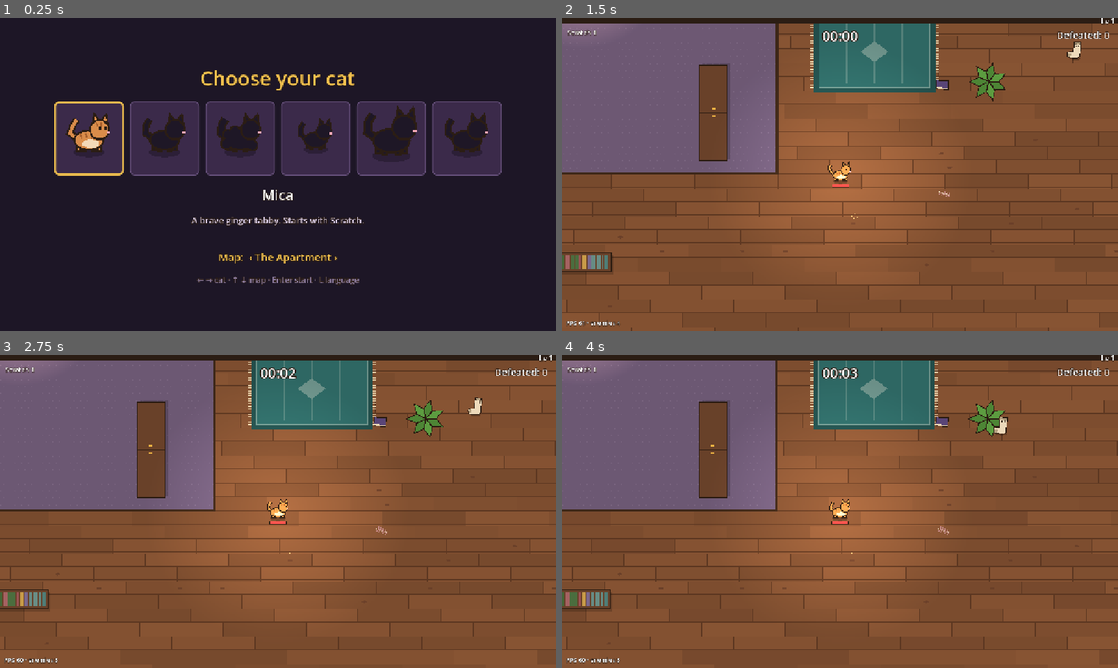
Above: before the commit, frames 1-4 (two rows, left to right).
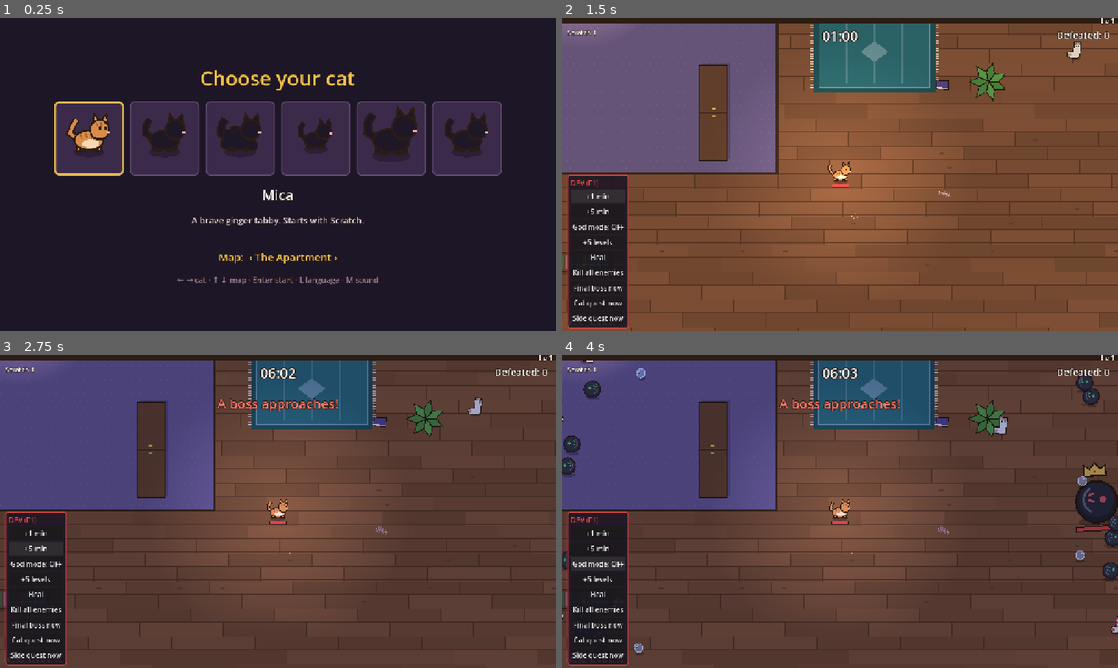
Above: after the commit, the same moments.

Repository: johnniccon01/cat-survivors
Game: Godot game, scene res://scenes/character_select.tscn
The game is run twice, just before and just after one commit, with the same random seed, the same clock (stepped at 60 frames per second) and the same inputs.
Inputs (mouse positions are in pixels of both pictures, inside the frame that each line leads up to):
- Up to frame 1 (0.25 s): no input
- Up to frame 2 (1.5 s): tap Enter (ui_accept) at 0.5, 0.77, 1.07 s; move the mouse to (962, 158) at 0.52 s; hold D (move_right) 0.53-1.25 s; hold L (language) 0.53-1.25 s; click (962, 158) at 0.67 s; click (595, 196) at 1.25 s, where only the run after the commit has a clickable "+1 min"
- Up to frame 3 (2.75 s): click (33, 549) at 2 s, where only the run after the commit has a clickable "+5 min"
- Up to frame 4 (4 s): click (595, 564) at 2.75 s, where only the run after the commit has a clickable "God mode: OFF"; click (595, 564) at 3.5 s, where only the run after the commit has a clickable "God mode: ON"

The runs differ from the first frame. In frame 1, 0.4% of the frame differs, in the area x 31-68%, y 82-86%; in frame 2, 5.4%; in frame 3, 96%; in frame 4, 96%, in the area x 0-100%, y 1-100%.

Commit message:
Sound effects and music, dev panel, XP curve and XP test
- Synthesised SFX (hits, pops, pickups, weapons, level-up, chests,
  quests, meows, boss warnings, victory/game over) and three music loops
  (apartment, basement, final boss) from tools/gen_audio.py
- Audio autoload with a player pool and per-sound rate limit;
  M in pause or on the select screen toggles sound (saved)
- Dev panel (F1, debug builds only): skip minutes, god mode, +5 levels,
  heal, kill all, final boss now, start a quest
- Bot runs print XP collected per minute; verified XP keeps flowing
  through minute 15
- Steeper XP curve after level 20 and 40

Co-Authored-By: Claude Opus 5.5 <noreply@anthropic.com>

Diff:
--- a/locale/translations.csv
+++ b/locale/translations.csv
@@ -127,7 +127,7 @@
 QUEST_FRIDGE_OPEN,Stay by the fridge to open it,Zostaň pri chladničke a otvor ju
 QUEST_FRIDGE_FIGHT,Defeat the leftovers: %d left,Poraz zvyšky: zostáva %d
 SELECT_TITLE,Choose your cat,Vyber si mačku
-SELECT_HINT,← → cat · ↑ ↓ map · Enter start · L language,← → mačka · ↑ ↓ mapa · Enter štart · L jazyk
+SELECT_HINT,← → cat · ↑ ↓ map · Enter start · L language · M sound,← → mačka · ↑ ↓ mapa · Enter štart · L jazyk · M zvuk
 SELECT_LOCKED,???,???
 GAME_OVER_MENU,Esc – change cat,Esc – zmeniť mačku
 QUEST_RESCUE_ESCORT,Walk %s to the safe cat bed,Odprevaď: %s do bezpečného pelechu
@@ -148,3 +148,6 @@
 QUEST_COLLAR_FOUND,"Luna's collar! Rat tracks lead down to the basement...","Lunin obojok! Potkanie stopy vedú dolu do pivnice..."
 STORY_BASEMENT_COLLAR,Luna's scent is everywhere down here. The rats have her!,Lunin pach je tu všade. Potkany ju majú!
 STORY_BASEMENT_INTRO,Something is squeaking in the dark...,V tme niečo piští...
+PAUSE_SOUND,M – sound: %s,M – zvuk: %s
+SOUND_ON,on,zapnutý
+SOUND_OFF,off,vypnutý
--- a/project.godot
+++ b/project.godot
@@ -21,6 +21,7 @@
 GameData="*res://scripts/autoload/game_data.gd"
 Settings="*res://scripts/autoload/settings.gd"
 Profile="*res://scripts/autoload/profile.gd"
+Audio="*res://scripts/autoload/audio.gd"
 
 [display]
 
--- /dev/null
+++ b/scripts/autoload/audio.gd
@@ -0,0 +1,83 @@
+extends Node
+## Sound effects and music. Effects come from a small pool of players and
+## the same sound can't restart more often than MIN_GAP, so hundreds of hits
+## per second don't turn into noise. Files live in res://assets/audio and are
+## generated by tools/gen_audio.py.
+
+const DIR := "res://assets/audio/"
+const POOL_SIZE := 16
+const MIN_GAP := 0.03
+const MUSIC_DB := -9.0
+
+var _streams: Dictionary = {}
+var _players: Array[AudioStreamPlayer] = []
+var _next := 0
+var _last_played: Dictionary = {}
+var _music: AudioStreamPlayer
+var _music_name := ""
+
+
+func _ready() -> void:
+	process_mode = Node.PROCESS_MODE_ALWAYS
+	for i in POOL_SIZE:
+		var p := AudioStreamPlayer.new()
+		add_child(p)
+		_players.append(p)
+	_music = AudioStreamPlayer.new()
+	_music.volume_db = MUSIC_DB
+	add_child(_music)
+	AudioServer.set_bus_mute(0, Settings.muted)
+
+
+## Plays a sound effect by file name (without extension).
+func play(sound: String, volume_db: float = 0.0, pitch_jitter: float = 0.06) -> void:
+	var now := Time.get_ticks_msec() / 1000.0
+	if now - float(_last_played.get(sound, -1.0)) < MIN_GAP:
+		return
+	_last_played[sound] = now
+	var stream := _stream(sound)
+	if stream == null:
+		return
+	var p := _players[_next]
+	_next = (_next + 1) % POOL_SIZE
+	p.stream = stream
+	p.volume_db = volume_db
+	p.pitch_scale = 1.0 + randf_range(-pitch_jitter, pitch_jitter)
+	p.play()
+
+
+## Loops a music track; does nothing if it is already playing.
+func play_music(track: String) -> void:
+	if track == _music_name and _music.playing:
+		return
+	var stream := _stream(track) as AudioStreamWAV
+	if stream == null:
+		return
+	stream.loop_mode = AudioStreamWAV.LOOP_FORWARD
+	stream.loop_begin = 0
+	stream.loop_end = int(stream.get_length() * stream.mix_rate)
+	_music_name = track
+	_music.stream = stream
+	_music.play()
+
+
+func _exit_tree() -> void:
+	# Release streams so nothing is still referenced when the game quits.
+	_music.stop()
+	_music.stream = null
+	for p in _players:
+		p.stop()
+		p.stream = null
+	_streams.clear()
+
+
+func stop_music() -> void:
+	_music.stop()
+	_music_name = ""
+
+
+func _stream(sound: String) -> AudioStream:
+	if not _streams.has(sound):
+		var path := DIR + sound + ".wav"
+		_streams[sound] = load(path) if ResourceLoader.exists(path) else null
+	return _streams[sound]
--- a/scripts/autoload/game_data.gd
+++ b/scripts/autoload/game_data.gd
@@ -43,6 +43,7 @@
 	_add_keys("pause", [KEY_ESCAPE, KEY_P])
 	_add_keys("restart", [KEY_R, KEY_ENTER])
 	_add_keys("language", [KEY_L])
+	_add_keys("mute", [KEY_M])
 	_add_axis("move_left", JOY_AXIS_LEFT_X, -1.0)
 	_add_axis("move_right", JOY_AXIS_LEFT_X, 1.0)
 	_add_axis("move_up", JOY_AXIS_LEFT_Y, -1.0)
--- a/scripts/autoload/settings.gd
+++ b/scripts/autoload/settings.gd
@@ -1,5 +1,5 @@
 extends Node
-## Player settings persisted in user://settings.cfg (currently the language).
+## Player settings persisted in user://settings.cfg: language and sound on/off.
 ## Languages come from locale/translations.csv: adding a column there and
 ## its code here is all a new language needs.
 
@@ -7,12 +7,14 @@
 const LANGUAGES: Array[String] = ["en", "sk"]
 
 var language := "en"
+var muted := false
 
 
 func _ready() -> void:
 	var cfg := ConfigFile.new()
 	if cfg.load(PATH) == OK:
 		language = cfg.get_value("general", "language", language)
+		muted = cfg.get_value("general", "muted", muted)
 	if language not in LANGUAGES:
 		language = LANGUAGES[0]
 	TranslationServer.set_locale(language)
@@ -21,7 +23,18 @@
 func cycle_language() -> void:
 	language = LANGUAGES[(LANGUAGES.find(language) + 1) % LANGUAGES.size()]
 	TranslationServer.set_locale(language)
+	_save()
+
+
+func toggle_mute() -> void:
+	muted = not muted
+	AudioServer.set_bus_mute(0, muted)
+	_save()
+
+
+func _save() -> void:
 	var cfg := ConfigFile.new()
 	cfg.load(PATH)
 	cfg.set_value("general", "language", language)
+	cfg.set_value("general", "muted", muted)
 	cfg.save(PATH)
--- a/scripts/enemies/enemy.gd
+++ b/scripts/enemies/enemy.gd
@@ -199,6 +199,8 @@
 	if dead:
 		return
 	hp -= amount
+	if not is_prop:
+		Audio.play("hit", -14.0, 0.15)
 	_flash = 0.08
 	queue_redraw()
 	_knock = direction.normalized() * KNOCK_SPEED * knockback * (1.0 - knockback_resist)
--- a/scripts/enemies/enemy_manager.gd
+++ b/scripts/enemies/enemy_manager.gd
@@ -79,6 +79,7 @@
 
 func on_enemy_dead(enemy: Enemy) -> void:
 	var poof := Poof.new()
+	Audio.play("break" if enemy.is_prop else "pop", -8.0, 0.12)
 	if enemy.is_prop:
 		props.erase(enemy)
 		prop_broken.emit(enemy.id, enemy.position)
--- a/scripts/main.gd
+++ b/scripts/main.gd
@@ -30,6 +30,9 @@
 var quests: QuestDirector
 var quests_done := 0
 var final_boss: Enemy
+## Bot runs log XP gained per minute to catch progression bugs.
+var _xp_log: Dictionary = {}
+var _xp_seen := 0.0
 var bosses_killed := 0
 var chests_opened := 0
 
@@ -69,7 +72,9 @@
 	enemies.enemy_killed.connect(_on_enemy_killed)
 	enemies.prop_broken.connect(_on_prop_broken)
 	pickups.chest_collected.connect(_queue_modal.bind("chest"))
-	spawner.boss_spawned.connect(func(_id: String) -> void: hud.show_banner(tr("BOSS_WARNING")))
+	spawner.boss_spawned.connect(func(_id: String) -> void:
+		hud.show_banner(tr("BOSS_WARNING"))
+		Audio.play("warning", -4.0, 0.0))
 	spawner.stage_cleared.connect(_on_stage_cleared)
 	spawner.final_boss_spawned.connect(_on_final_boss)
 	player.died.connect(_on_player_died)
@@ -85,8 +90,13 @@
 		Engine.time_scale = 4.0
 	for i in int(_arg("--levels=", "0")):
 		Upgrades.apply(player, Upgrades.roll(player)[0])
+	if OS.is_debug_build() and not _bot:
+		var dev := DevPanel.new()
+		dev.main = self
+		add_child(dev)
 	if "--test-evolution" in _args:
 		_test_evolution.call_deferred()
+	Audio.play_music("music_basement" if spawner.stage().get("theme", "") == "basement" else "music_apartment")
 	if "--all-weapons" in _args:
 		for id: String in GameData.weapons:
 			if not GameData.weapons[id].get("evolved", false) and player.get_weapon(id) == null:
@@ -95,6 +105,10 @@
 
 func _process(_delta: float) -> void:
 	hud.update_stats(spawner.elapsed, kills, enemies.enemies.size())
+	if _bot:
+		var minute := floori(spawner.elapsed / 60.0)
+		_xp_log[minute] = _xp_log.get(minute, 0.0) + pickups.total_xp - _xp_seen
+		_xp_seen = pickups.total_xp
 	hud.update_quest(quests.active)
 	hud.update_boss(final_boss if is_instance_valid(final_boss) and not final_boss.dead else null)
 	if _bot and (spawner.elapsed >= _bot_time or _run_over):
@@ -108,6 +122,10 @@
 			enemies.enemies.size(), player.is_dead])
 		print("BOT: weapons=%s passives=%s props_broken=%d bosses_killed=%d chests=%d won=%s" % [
 			weapons, player.passives, props_broken, bosses_killed, chests_opened, _run_over and not player.is_dead])
+		var per_minute: Array[String] = []
+		for m: int in _xp_log:
+			per_minute.append("%d:%d" % [m, roundi(_xp_log[m])])
+		print("BOT: xp per minute ", " ".join(per_minute), " | kibbles on floor=", pickups.items.size())
 		print("BOT: quests_done=%d companions=%s" % [quests_done, companions.map(func(c: Player) -> String: return c.cat_id)])
 		var q := quests.active
 		if q != null:
@@ -126,7 +144,10 @@
 			get_tree().paused = false
 			get_tree().change_scene_to_file("res://scenes/character_select.tscn")
 		return
-	if event.is_action_pressed("language") and get_tree().paused:
+	if event.is_action_pressed("mute") and get_tree().paused:
+		Settings.toggle_mute()
+		hud.show_pause(true)
+	elif event.is_action_pressed("language") and get_tree().paused:
 		Settings.cycle_language()
 		hud.show_pause(true)
 		hud.update_inventory(player)
@@ -162,6 +183,7 @@
 ## A rescued or defeated cat joins the run and is unlocked for good.
 func cat_joined(cat_id: String, at: Vector2 = Vector2.INF) -> void:
 	var cat_name := tr("CAT_%s_NAME" % cat_id)
+	Audio.play("meow", -2.0)
 	if Profile.unlock(cat_id) and not "--cat=" in " ".join(_args):
 		hud.show_banner("%s
 %s" % [tr("QUEST_JOINED") % cat_name, tr("QUEST_UNLOCKED") % cat_name], 4.0)
@@ -213,6 +235,7 @@
 	get_tree().paused = true
 	var kind: String = _modals.pop_front()
 	if kind == "chest":
+		Audio.play("chest", -2.0, 0.0)
 		chests_opened += 1
 		var results := Upgrades.open_chest(player, _weighted(CHEST_ROLLS))
 		if _bot:
@@ -220,6 +243,7 @@
 		else:
 			hud.treasure.open(results)
 		return
+	Audio.play("levelup", -4.0, 0.0)
 	var offers := Upgrades.roll(player)
 	if _bot and not "--show-levelup" in _args:
 		_on_offer_chosen(offers[0])
@@ -228,24 +252,31 @@
 
 
 func _on_offer_chosen(offer: Dictionary) -> void:
+	Audio.play("select", -6.0, 0.0)
 	Upgrades.apply(player, offer)
 	_next_modal()
 
 
 func _on_player_died() -> void:
 	_run_over = true
+	Audio.stop_music()
+	Audio.play("gameover", -2.0, 0.0)
 	hud.show_game_over(spawner.elapsed, kills)
 	get_tree().paused = true
 
 
 func _on_final_boss(boss: Enemy) -> void:
 	final_boss = boss
+	Audio.play("warning", 0.0, 0.0)
+	Audio.play_music("music_boss")
 	spawner.paused = true
 	hud.show_banner(tr("FINAL_BOSS_WARNING") % tr("ENEMY_%s_NAME" % boss.id), 4.0)
 
 
 func _on_stage_cleared() -> void:
 	_run_over = true
+	Audio.stop_music()
+	Audio.play("victory", -2.0, 0.0)
 	hud.show_victory(kills)
 	if Profile.clear_stage(spawner.stage_id):
 		for id: String in GameData.stages:
--- a/scripts/pickups/pickups.gd
+++ b/scripts/pickups/pickups.gd
@@ -15,6 +15,8 @@
 
 var player: Player
 var items: Array[Pickup] = []
+## XP collected this run (for testing).
+var total_xp := 0.0
 
 var _xp_count := 0
 
@@ -98,10 +100,14 @@
 	match item.kind:
 		Pickup.Kind.XP:
 			_xp_count -= 1
+			total_xp += item.value
+			Audio.play("xp", -16.0, 0.12)
 			player.add_xp(item.value)
 		Pickup.Kind.HEART, Pickup.Kind.SARDINE:
+			Audio.play("heal", -4.0)
 			player.heal(item.value)
 		Pickup.Kind.MAGNET:
+			Audio.play("magnet", -4.0, 0.0)
 			# Pull every kibble on the map towards the cat.
 			for other in items:
 				if other.kind == Pickup.Kind.XP and not other.attracted:
--- a/scripts/player/player.gd
+++ b/scripts/player/player.gd
@@ -38,6 +38,8 @@
 var leader: Player
 ## Max health of an escorted cat.
 var escort_hp := 60.0
+## Dev cheat: ignore all damage.
+var god := false
 ## External pull (e.g. the final boss sucking the cat in); reset every frame.
 var pull := Vector2.ZERO
 
@@ -93,7 +95,9 @@
 	# Same shape as Vampire Survivors: cheap first levels, then a steady climb.
 	if level < 20:
 		return 5.0 + (level - 1) * 8.0
-	return 157.0 + (level - 20) * 12.0
+	if level < 40:
+		return 157.0 + (level - 20) * 18.0
+	return 517.0 + (level - 40) * 30.0
 
 
 func add_xp(amount: float) -> void:
@@ -200,9 +204,11 @@
 
 
 func take_damage(amount: float) -> void:
-	if is_dead or _invuln > 0.0 or is_companion():
+	if is_dead or _invuln > 0.0 or is_companion() or god:
 		return
 	hp -= maxf(amount - stats["armor"], 1.0)
+	if controller != "escort":
+		Audio.play("hurt", -6.0)
 	_invuln = HIT_INVULN
 	_hurt_flash = 0.12
 	if hp <= 0.0:
--- a/scripts/quests/quest.gd
+++ b/scripts/quests/quest.gd
@@ -57,6 +57,7 @@
 		return
 	_done = true
 	main.hud.show_banner(tr("QUEST_DONE"), 2.5)
+	Audio.play("quest_done", -4.0, 0.0)
 	finished.emit(true)
 	queue_free()
 
--- a/scripts/quests/quest_director.gd
+++ b/scripts/quests/quest_director.gd
@@ -110,6 +110,7 @@
 	main.add_child(quest)
 	active = quest
 	main.hud.show_banner(tr("QUEST_NEW") % quest.title(), 3.0)
+	Audio.play("quest", -4.0, 0.0)
 
 
 func _on_finished(success: bool) -> void:
--- a/scripts/ui/character_select.gd
+++ b/scripts/ui/character_select.gd
@@ -33,6 +33,7 @@
 	_stage_index = maxi(_stage_ids.find(Profile.selected_stage), 0)
 	_build()
 	_refresh()
+	Audio.play_music("music_apartment")
 
 
 func _build() -> void:
@@ -114,9 +115,11 @@
 func _unhandled_input(event: InputEvent) -> void:
 	if event.is_action_pressed("move_left") or event.is_action_pressed("ui_left"):
 		_index = (_index - 1 + _ids.size()) % _ids.size()
+		Audio.play("click", -6.0, 0.0)
 		_refresh()
 	elif event.is_action_pressed("move_right") or event.is_action_pressed("ui_right"):
 		_index = (_index + 1) % _ids.size()
+		Audio.play("click", -6.0, 0.0)
 		_refresh()
 	elif event.is_action_pressed("move_up") or event.is_action_pressed("ui_up"):
 		_stage_index = (_stage_index - 1 + _stage_ids.size()) % _stage_ids.size()
@@ -127,6 +130,8 @@
 	elif event.is_action_pressed("language"):
 		Settings.cycle_language()
 		_refresh()
+	elif event.is_action_pressed("mute"):
+		Settings.toggle_mute()
 	elif event.is_action_pressed("restart") or event.is_action_pressed("ui_accept"):
 		_start()
 
@@ -147,6 +152,7 @@
 		return
 	Profile.select_stage(stage_id)
 	Profile.select(id)
+	Audio.play("select", -4.0, 0.0)
 	get_tree().change_scene_to_file(MAIN_SCENE)
 
 
--- /dev/null
+++ b/scripts/ui/dev_panel.gd
@@ -0,0 +1,86 @@
+class_name DevPanel
+extends CanvasLayer
+## Development-only cheats (F1 to show/hide). Only created in debug builds,
+## so exported release builds never contain it. Remove before release.
+
+var main: Node
+
+var _panel: PanelContainer
+var _god_button: Button
+
+
+func _ready() -> void:
+	layer = 50
+	process_mode = Node.PROCESS_MODE_ALWAYS
+	_panel = PanelContainer.new()
+	_panel.position = Vector2(12, 360)
+	var sb := StyleBoxFlat.new()
+	sb.bg_color = Color(0.1, 0.08, 0.14, 0.85)
+	sb.border_color = Color("e04646")
+	sb.set_border_width_all(2)
+	sb.set_corner_radius_all(6)
+	sb.set_content_margin_all(8)
+	_panel.add_theme_stylebox_override("panel", sb)
+	add_child(_panel)
+	var box := VBoxContainer.new()
+	_panel.add_child(box)
+	var title := Label.new()
+	title.text = "DEV (F1)"
+	title.add_theme_color_override("font_color", Color("e04646"))
+	box.add_child(title)
+	_button(box, "+1 min", func() -> void: _skip(60.0))
+	_button(box, "+5 min", func() -> void: _skip(300.0))
+	_god_button = _button(box, "God mode: OFF", _toggle_god)
+	_button(box, "+5 levels", _levels)
+	_button(box, "Heal", func() -> void: main.player.heal(9999.0))
+	_button(box, "Kill all enemies", func() -> void: main.enemies.clear_all())
+	_button(box, "Final boss now", _final_boss)
+	_button(box, "Cat quest now", func() -> void: _quest("cat"))
+	_button(box, "Side quest now", func() -> void: _quest("side"))
+
+
+func _unhandled_input(event: InputEvent) -> void:
+	if event is InputEventKey and event.pressed and not event.echo and event.physical_keycode == KEY_F1:
+		_panel.visible = not _panel.visible
+
+
+func _button(parent: Node, text: String, action: Callable) -> Button:
+	var b := Button.new()
+	b.text = text
+	b.focus_mode = Control.FOCUS_NONE
+	b.pressed.connect(action)
+	parent.add_child(b)
+	return b
+
+
+func _skip(seconds: float) -> void:
+	var limit: float = main.spawner.duration_minutes() * 60.0 - 5.0
+	main.spawner.elapsed = minf(main.spawner.elapsed + seconds, limit)
+
+
+func _toggle_god() -> void:
+	main.player.god = not main.player.god
+	_god_button.text = "God mode: %s" % ("ON" if main.player.god else "OFF")
+
+
+func _levels() -> void:
+	for i in 5:
+		main.player.level += 1
+		Upgrades.apply(main.player, Upgrades.roll(main.player)[0])
+	main.hud.update_xp(main.player)
+
+
+func _final_boss() -> void:
+	main.spawner.elapsed = main.spawner.duration_minutes() * 60.0 - 1.0
+
+
+func _quest(kind: String) -> void:
+	var director: QuestDirector = main.quests
+	if director.active != null:
+		director.active.fail()
+	if kind == "cat":
+		var id := director._pick_cat()
+		if id != "":
+			director.force(id)
+	else:
+		director.force((GameData.quests["side_quests"] as Dictionary).keys().pick_random())
--- a/scripts/ui/hud.gd
+++ b/scripts/ui/hud.gd
@@ -16,6 +16,7 @@
 var _debug_label: Label
 var _pause_overlay: Control
 var _pause_language: Label
+var _pause_sound: Label
 var _over_overlay: Control
 var _over_stats: Label
 var _win_overlay: Control
@@ -72,8 +73,9 @@
 	_debug_label.visible = OS.is_debug_build()
 	add_child(_debug_label)
 
-	_pause_overlay = _overlay(["PAUSE_TITLE", "PAUSE_HINT", ""])
+	_pause_overlay = _overlay(["PAUSE_TITLE", "PAUSE_HINT", "", ""])
 	_pause_language = _pause_overlay.get_node("Box").get_child(2)
+	_pause_sound = _pause_overlay.get_node("Box").get_child(3)
 	_over_overlay = _overlay(["GAME_OVER_TITLE", "", "GAME_OVER_HINT", "GAME_OVER_MENU"])
 	_over_stats = _over_overlay.get_node("Box").get_child(1)
 
@@ -193,6 +195,7 @@
 
 func show_pause(on: bool) -> void:
 	_pause_language.text = tr("PAUSE_LANGUAGE") % tr("LANGUAGE_NAME")
+	_pause_sound.text = tr("PAUSE_SOUND") % tr("SOUND_OFF" if Settings.muted else "SOUND_ON")
 	_pause_overlay.visible = on
 
 
--- a/scripts/weapons/bell.gd
+++ b/scripts/weapons/bell.gd
@@ -7,6 +7,7 @@
 
 
 func shoot(_index: int) -> void:
+	Audio.play("bell", -8.0 - (6.0 if player.is_companion() else 0.0))
 	var wave := RingWave.new()
 	wave.enemies = enemies
 	wave.position = player.position
--- a/scripts/weapons/feather.gd
+++ b/scripts/weapons/feather.gd
@@ -9,6 +9,7 @@
 
 
 func shoot(index: int) -> void:
+	Audio.play("whoosh", -10.0 - (6.0 if player.is_companion() else 0.0))
 	var target := enemies.nearest(player.position, RANGE)
 	var dir := Vector2(player.facing, 0)
 	if target != null:
--- a/scripts/weapons/hairball.gd
+++ b/scripts/weapons/hairball.gd
@@ -7,6 +7,7 @@
 
 
 func shoot(index: int) -> void:
+	Audio.play("hairball", -10.0 - (6.0 if player.is_companion() else 0.0))
 	# Spread consecutive shots to alternating sides, leaning towards the facing.
 	var spread := (index + 1) * 25.0 * (1 if index % 2 == 0 else -1)
 	var p := Projectile.new()
--- a/scripts/weapons/laser.gd
+++ b/scripts/weapons/laser.gd
@@ -8,6 +8,7 @@
 
 
 func shoot(index: int) -> void:
+	Audio.play("laser", -14.0 - (6.0 if player.is_companion() else 0.0))
 	var dir := Vector2.from_angle(randf() * TAU)
 	var targets := enemies.query_radius(player.position, RANGE)
 	if not targets.is_empty():
--- a/scripts/weapons/milk.gd
+++ b/scripts/weapons/milk.gd
@@ -9,6 +9,7 @@
 
 
 func shoot(_index: int) -> void:
+	Audio.play("splash", -10.0 - (6.0 if player.is_companion() else 0.0))
 	var pos := player.position + Vector2.from_angle(randf() * TAU) * randf_range(30.0, 90.0)
 	var targets := enemies.query_radius(player.position, RANGE)
 	if not targets.is_empty():
--- a/scripts/weapons/scratch.gd
+++ b/scripts/weapons/scratch.gd
@@ -6,6 +6,7 @@
 
 
 func shoot(index: int) -> void:
+	Audio.play("scratch", -10.0 - (6.0 if player.is_companion() else 0.0))
 	var side := player.facing * (1 if index % 2 == 0 else -1)
 	var row := floori(index / 2.0)
 	var size := BASE_SIZE * area()
--- a/scripts/weapons/yarn.gd
+++ b/scripts/weapons/yarn.gd
@@ -6,6 +6,7 @@
 
 
 func shoot(_index: int) -> void:
+	Audio.play("throw", -12.0 - (6.0 if player.is_companion() else 0.0))
 	var target := enemies.nearest(player.position, RANGE)
 	var dir := Vector2.from_angle(randf() * TAU)
 	if target != null:
Not shown, added: assets/audio/bell.wav.import
Not shown, added: assets/audio/break.wav.import
Not shown, added: assets/audio/chest.wav.import
Not shown, added: assets/audio/click.wav.import
Not shown, added: assets/audio/gameover.wav.import
Not shown, added: assets/audio/hairball.wav.import
Not shown, added: assets/audio/heal.wav.import
Not shown, added: assets/audio/hit.wav.import
Not shown, added: assets/audio/hurt.wav.import
Not shown, added: assets/audio/laser.wav.import
Not shown, added: assets/audio/levelup.wav.import
Not shown, added: assets/audio/magnet.wav.import
(and 46 more such lines)
